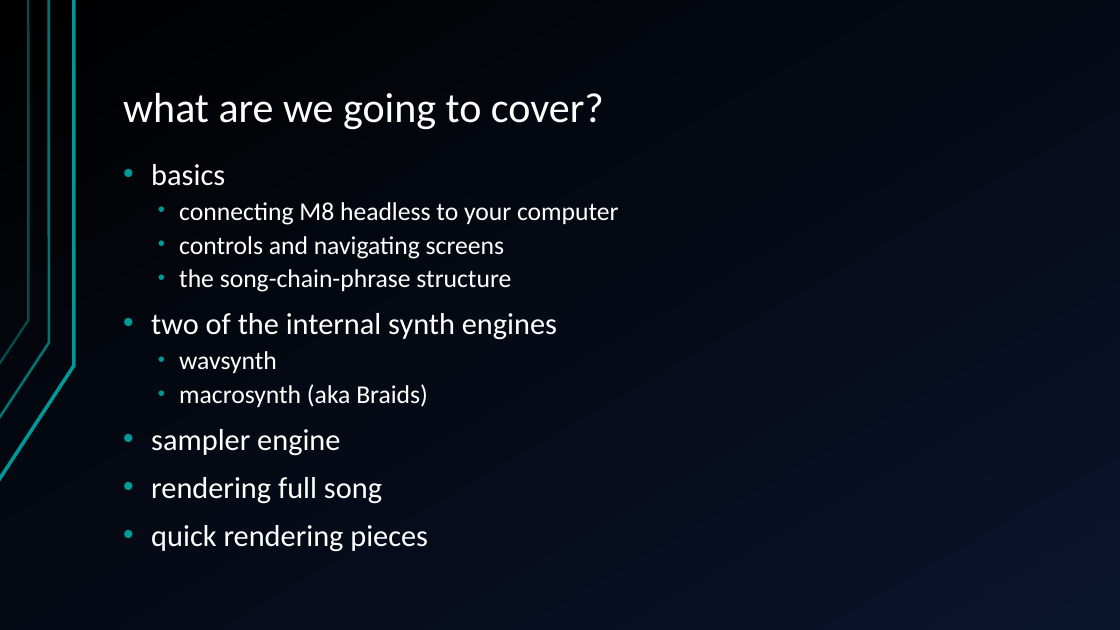
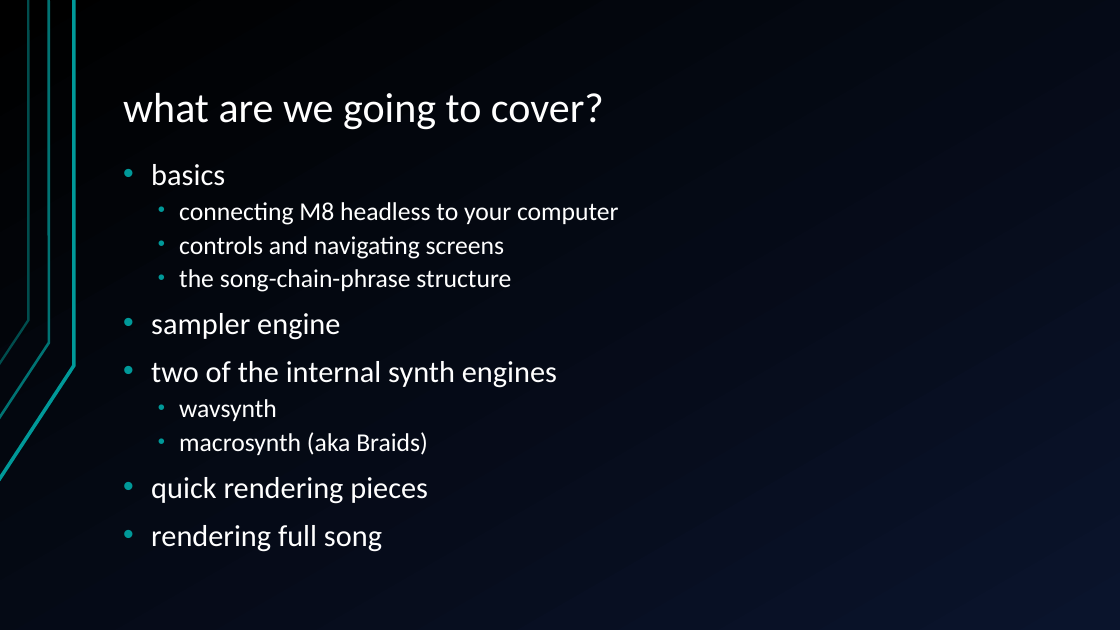
Before and after one commit to jegasus/m8-tracker-workshop, a slide deck: slide 5 of slides_v1.odp. Drawn at 1120x630 pixels with LibreOffice and Linux fonts; fonts in the diff are those of the drawing. Boxes give left, top, right and bottom in pixels: in the first picture for what was removed or moved away, otherwise in the second. Text is boxed around its words. In the diff, an @@ line names an element or a change of style, - is before the commit and + after.

```diff
--- a/slides_v1.odp
+++ b/slides_v1.odp
@@ text at [151, 313, 340, 340]: paragraph added @@
+• sampler engine
@@ text at [151, 477, 428, 504]: text changed @@
-• sampler engine
+• quick rendering pieces
@@ text at [151, 525, 428, 552]: paragraph removed @@
-• quick rendering pieces
```
Also in this commit, not shown: 4 other slides changed, 4 slides added, 1 slide removed.
